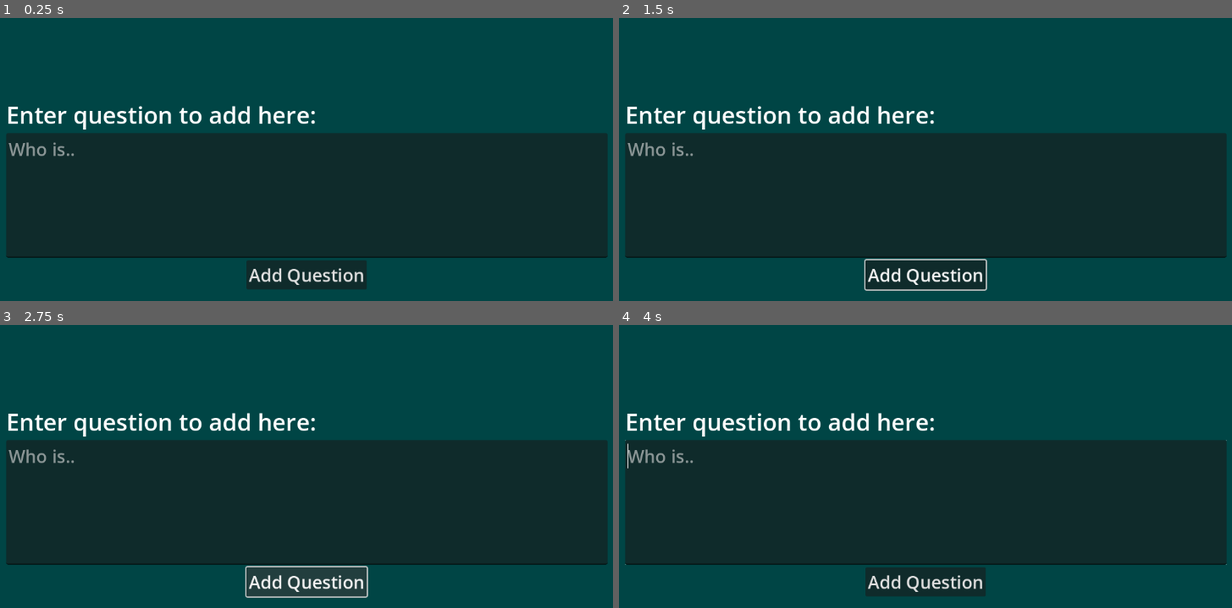
Above: before the commit, frames 1-4 (two rows, left to right).
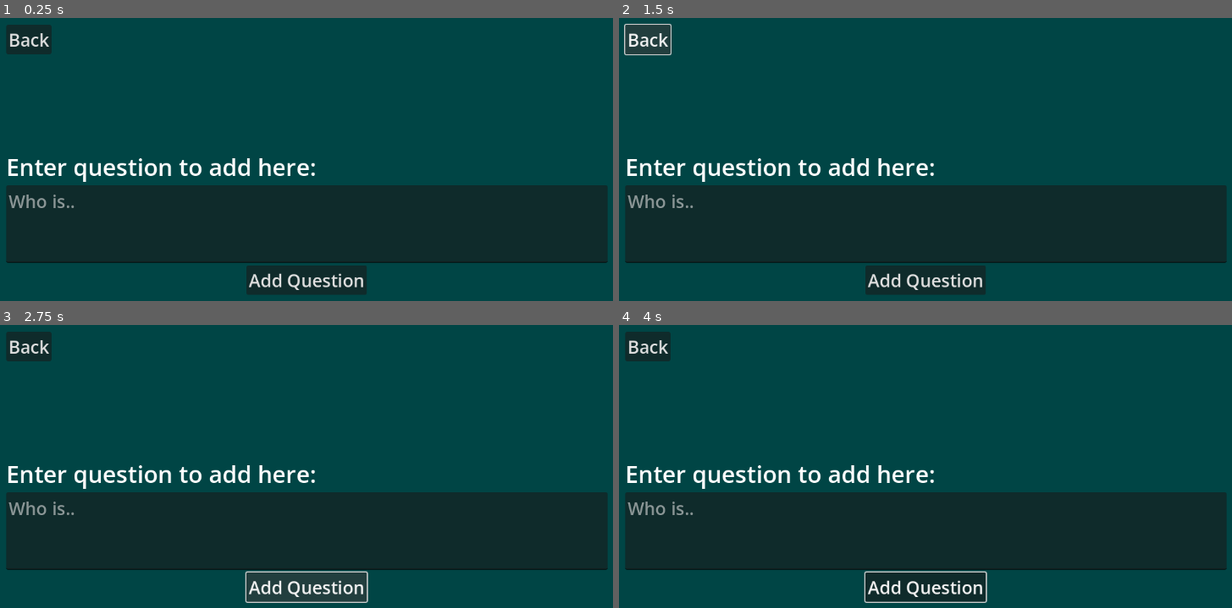
Above: after the commit, the same moments.

Repository: gringames/100-Questions
Game: Godot game, scene res://scenes/AddQuestions.tscn
The game is run twice, just before and just after one commit, with the same random seed, the same clock (stepped at 60 frames per second) and the same inputs. This scene is started directly instead of the project's main scene.
Inputs (mouse positions are in pixels of both pictures, inside the frame that each line leads up to):
- Up to frame 1 (0.25 s): no input
- Up to frame 2 (1.5 s): click "Add Question" at 0.5 s; click (649, 40) at 1.25 s, where only the run after the commit has a clickable "Back"
- Up to frame 3 (2.75 s): click "Add Question" at 2 s
- Up to frame 4 (4 s): click "Add Question" at 2.75 s; tap Enter at 3.5 s; move the mouse to (1072, 483) at 3.52 s; click (1072, 483) at 3.67 s

The runs differ from the first frame. In frame 1, 23% of the frame differs, in the area x 0-100%, y 2-98%; in frame 2, 23%; in frame 3, 23%, in the area x 0-100%, y 2-99%; in frame 4, 23%.

Commit message:
create AddQuestions scene and scripts, file stuff not working

Diff:
--- a/scenes/AddQuestions.tscn
+++ b/scenes/AddQuestions.tscn
@@ -26,9 +26,18 @@
 anchor_right = 1.0
 anchor_bottom = 1.0
 offset_left = 64.0
+offset_top = 32.0
 offset_right = -64.0
+offset_bottom = -72.0
 grow_horizontal = 2
 grow_vertical = 2
+
+[node name="BackBtn" type="Button" parent="VBoxContainer"]
+layout_mode = 2
+size_flags_horizontal = 0
+size_flags_vertical = 2
+theme_override_font_sizes/font_size = 30
+text = "Back"
 
 [node name="Label" type="Label" parent="VBoxContainer"]
 layout_mode = 2
@@ -42,9 +51,12 @@
 theme_override_font_sizes/font_size = 30
 placeholder_text = "Who is.."
 
-[node name="Button" type="Button" parent="VBoxContainer"]
+[node name="SubmitBtn" type="Button" parent="VBoxContainer"]
 layout_mode = 2
 size_flags_horizontal = 4
 size_flags_vertical = 2
 theme_override_font_sizes/font_size = 30
 text = "Add Question"
+
+[connection signal="button_down" from="VBoxContainer/BackBtn" to="." method="_on_back_btn_button_down"]
+[connection signal="button_down" from="VBoxContainer/SubmitBtn" to="." method="_on_submit_button_down"]
--- a/scenes/MainMenu.gd
+++ b/scenes/MainMenu.gd
@@ -15,7 +15,7 @@
 	scene_changer = SceneChanger.new()
 
 
-### EVENTS
+### BUTTON METHODS
 func _on_start_button_down():
 	call_change_scene(questions_game_scene_path)
 
--- a/scripts/AddQuestions.gd
+++ b/scripts/AddQuestions.gd
@@ -1,11 +1,56 @@
 extends Control
 
+### NODE REFERENCES
+var textbox: TextEdit
 
-# Called when the node enters the scene tree for the first time.
-func _ready():
-	pass # Replace with function body.
+### SCENE CHANGER
+const menu_scene_path: String = "res://scenes/MainMenu.tscn"
+var scene_changer: SceneChanger
+
+### FILE
+const question_file_path: String = "res://data/questions.txt"
+var question_file: FileAccess
 
 
-# Called every frame. 'delta' is the elapsed time since the previous frame.
-func _process(delta):
-	pass
+
+### INIT
+func _ready():
+	textbox = $VBoxContainer/TextEdit
+	scene_changer = SceneChanger.new()
+
+
+### BUTTON METHODS
+
+func _on_back_button_down():
+	scene_changer.change_scene(menu_scene_path, get_tree())
+
+
+func _on_submit_button_down():
+	var question_text: String = textbox.text
+
+	# avoid adding empty lines
+	if question_text.is_empty():
+		return
+
+	add_question_to_file(question_text)
+	clear_text()
+
+
+### HELPERS
+
+func add_question_to_file(question: String) -> void:
+	question_file = FileAccess.open(question_file_path, FileAccess.WRITE)
+
+	question_file.seek_end()
+	question_file.store_line(question)
+
+	# does not work
+
+	print("----------")
+	while not question_file.eof_reached():
+		print(question_file.get_line())
+
+
+
+func clear_text() -> void:
+	textbox.text = ""
Not shown, changed: data/questions.txt
